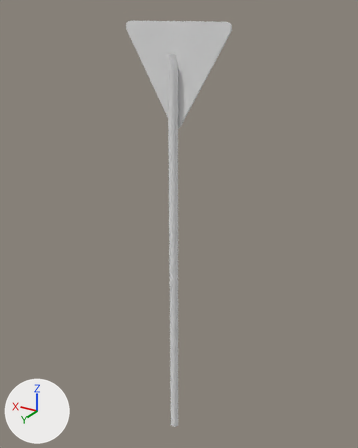
Two versions of the OBJ model signs/de/models/export/de_yield_road_sign.obj, one commit apart.
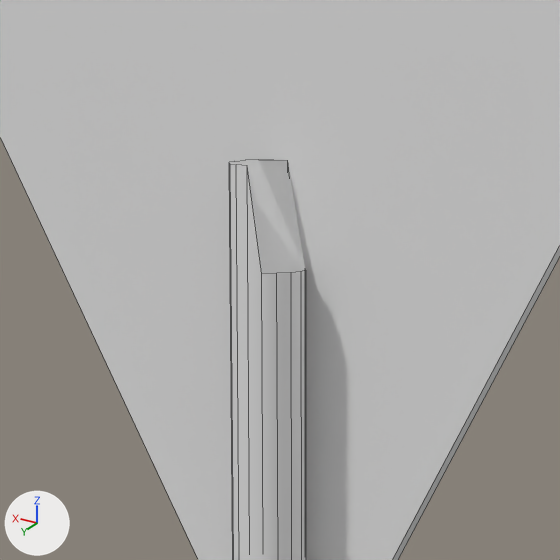
Old and new are each drawn whole from a 50 mm camera at (-1.809, 2.963, 2.964) aimed at (0.021, -0.087, 1.439) and again close up on the part from 38% to 59% of the width and 7% to 24% of the height. Every picture has the same lights, and +X, +Y and +Z are marked at lower left. The close-ups show mesh edges as thin lines. Where no turn or scale is listed for an object, it has been applied to the vertices.

The scene before the commit, as lines of its bpy script (objects in view):
```python
me_yield_de_yield_road_sign = bpy.data.meshes.new('yield_de_yield_road_sign')
me_yield_de_yield_road_sign.from_pydata(...)  # 62 vertices, 34 faces; spans x -0.4..0.4, y -0.02..0.06, z -0.5..2.9
me_yield_de_yield_road_sign.materials.append(mat_road_sign__give_way)  # white #e7e7e7
# before: 40 (-0.01, -0.01, 2.61), 41 (-0.03, 0.01, 2.61) at pixel (305, 270), 42 (-0.03, 0.03, 2.61) at pixel (300, 271), 43 (-0.03, 0.04, 2.61) at pixel (290, 272), 45 (-0.02, 0.05, 2.61) at pixel (276, 273)
# before: 47 (-0.01, 0.06, 2.61) at pixel (261, 273), 58 (-0.02, 0.0, 2.61) at pixel (305, 268)
ob_yield_de_yield_road_sign = bpy.data.objects.new('yield_de_yield_road_sign', me_yield_de_yield_road_sign)
ob_yield_de_yield_road_sign.location = (0.0, 0.0, 0.0)
```
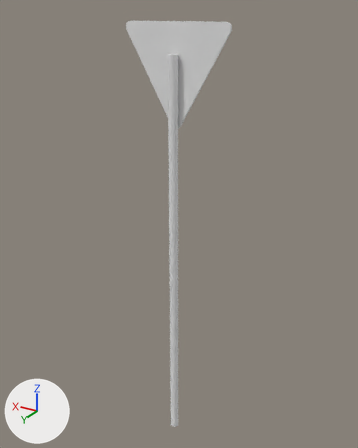
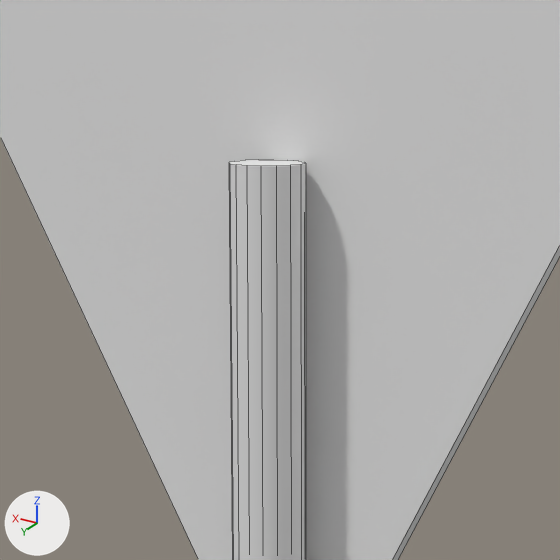
Changed parts and their boxes [x1, y1, x2, y2] in the close-ups (560 x 560 px; the box of a moved part takes in the faces that stretch with it):
part 1 of me_yield_de_yield_road_sign, moved or reshaped: [229, 160, 306, 560] in both

Patch to the scene script:
```diff
--- a/signs/de/models/export/de_yield_road_sign.obj.py
+++ b/signs/de/models/export/de_yield_road_sign.obj.py
@@ me_yield_de_yield_road_sign @@
 me_yield_de_yield_road_sign.from_pydata(...)  # 62 vertices, 34 faces; spans x -0.4..0.4, y -0.02..0.06, z -0.5..2.9
 # used by ob_yield_de_yield_road_sign; location = (0.0, 0.0, 0.0)
+# me_yield_de_yield_road_sign part 1
+for i in [*range(40, 44), 45, 47, 58]: me_yield_de_yield_road_sign.vertices[i].co += Vector((0.0, 0.0, 0.09))
 me_yield_de_yield_road_sign.materials.append(mat_road_sign__give_way)
```
